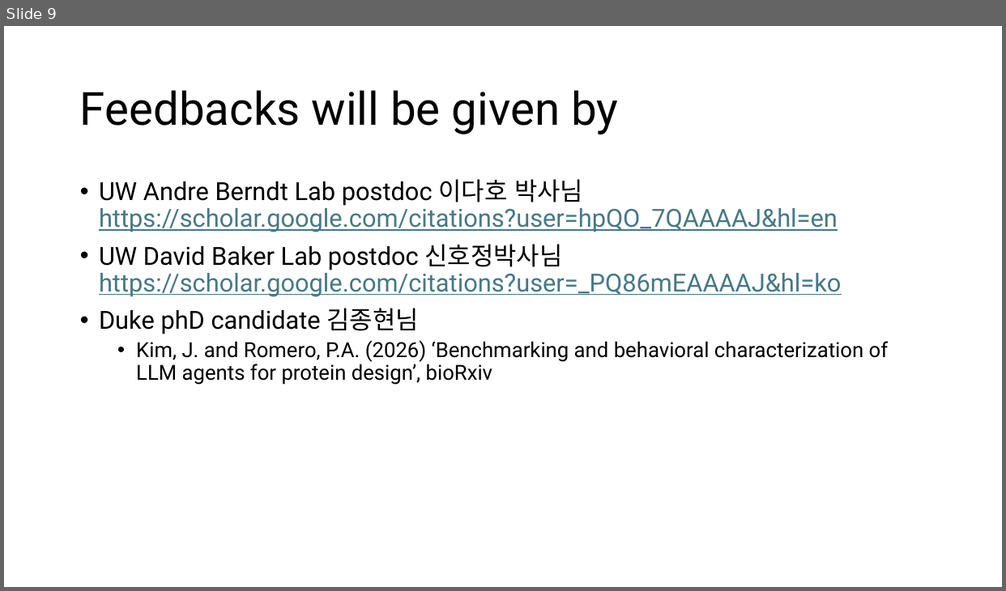
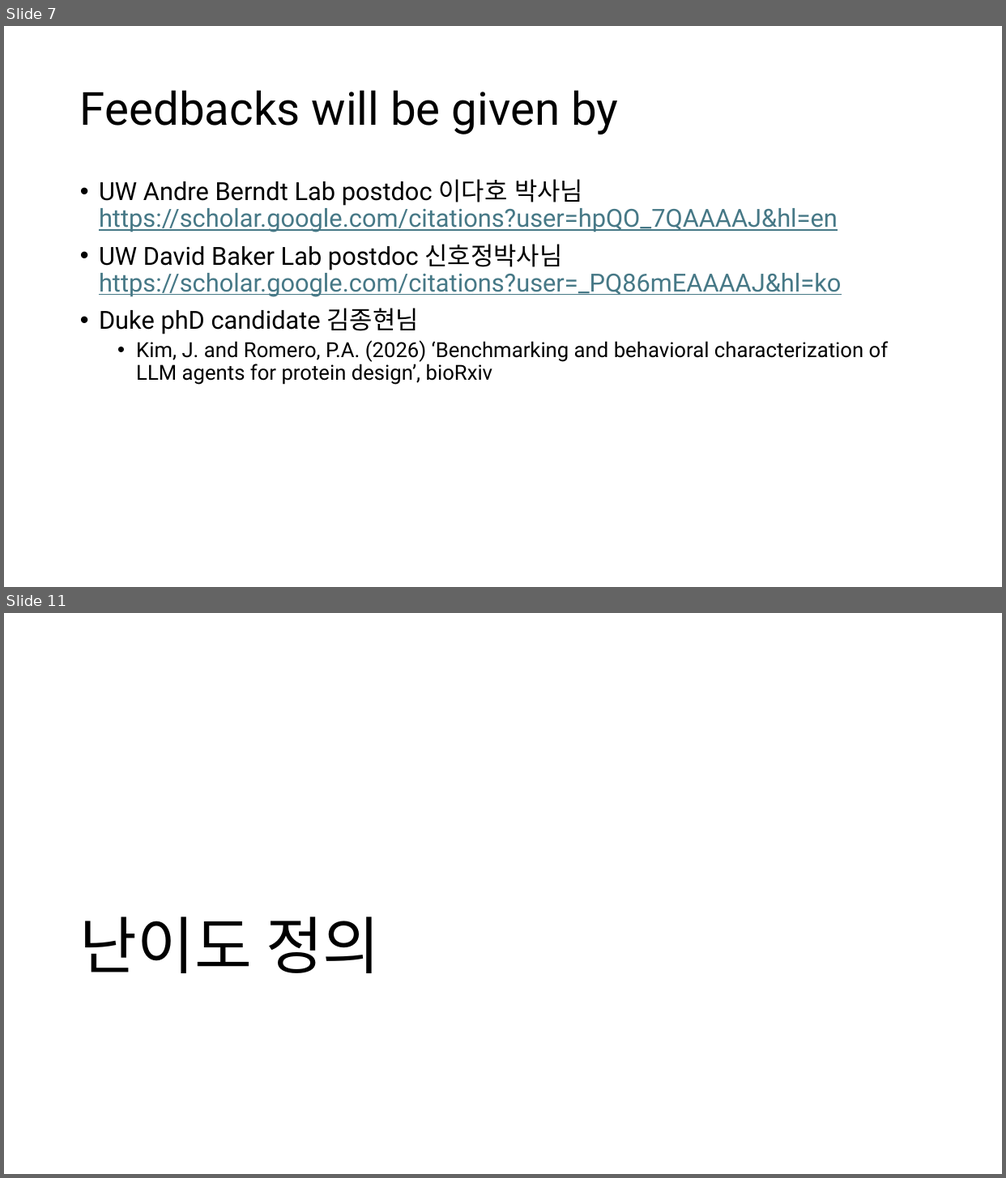
Before and after one commit to Pseudo-Lab/abstain-dti, a slide deck: docs/weekly/w01/week1_onboarding.pptx. Shown one above the other, each under a label of ours: slide 9 before the commit, slides 7 and 11 after it; the slides between them are not shown. The pictures are 1006x591 and 1006x1178 pixels, drawn with LibreOffice and Linux fonts; fonts in the diff are those of the drawing. Boxes give left, top, right and bottom in pixels: in the first picture for what was removed or moved away, otherwise in the second. Text is boxed around its words. In the diff, an @@ line names an element or a change of style, - is before the commit and + after.

```diff
--- a/docs/weekly/w01/week1_onboarding.pptx
+++ b/docs/weekly/w01/week1_onboarding.pptx
@@ slide 11 added at (4, 613, 1002, 1174), background #FFFFFF @@
@@ title added at (79, 917, 381, 973), 60 pt, text #000000 @@
+난이도 정의
@@ what was slide 9 is now slide 7 @@
```
Also in this commit, not shown: 6 slides changed, 13 other slides added, 1 slide removed.
